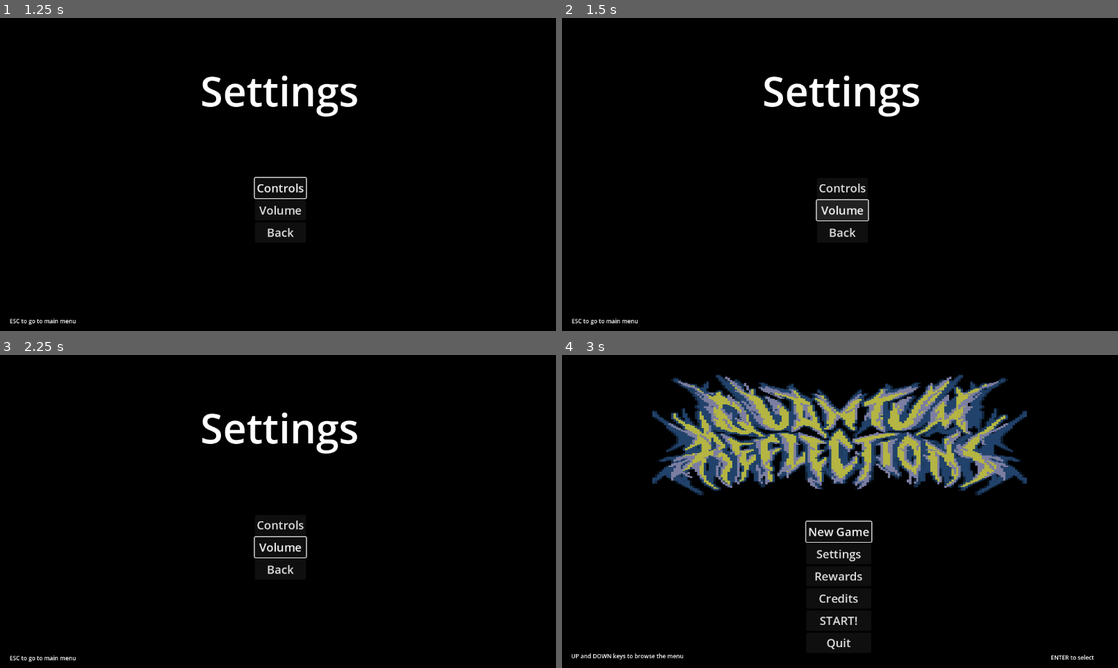
Above: before the commit, frames 1-4 (two rows, left to right).
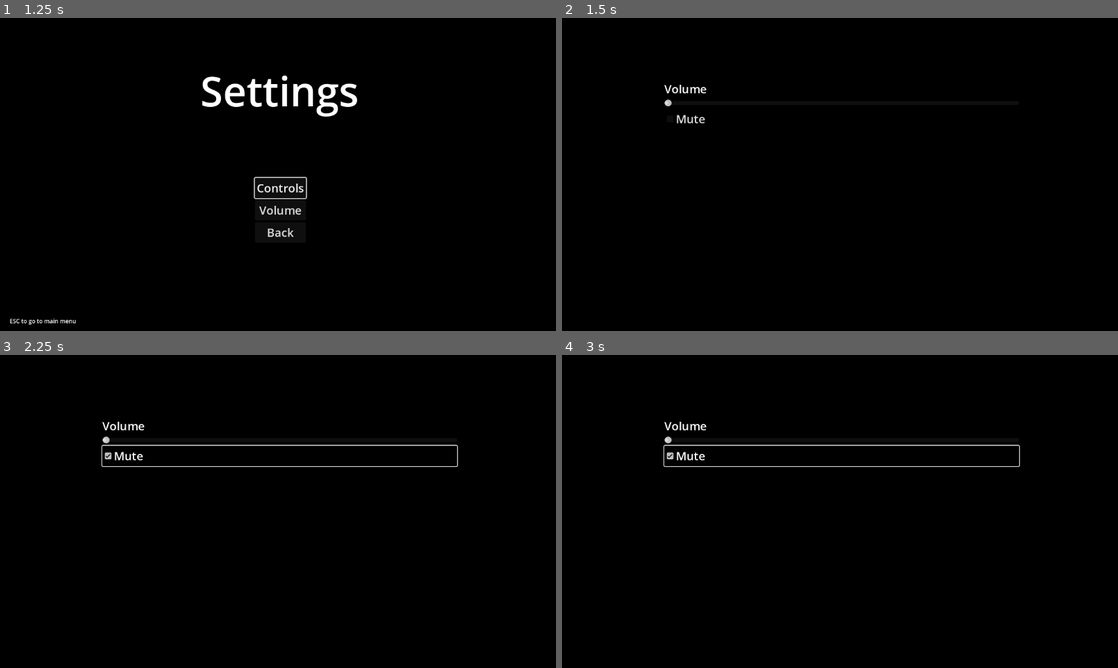
Above: after the commit, the same moments.

Repository: iparosds/Quantum-Reflections
Game: Godot game, scene res://scenes/menu.tscn
The game is run twice, just before and just after one commit, with the same random seed, the same clock (stepped at 60 frames per second) and the same inputs.
Inputs (mouse positions are in pixels of both pictures, inside the frame that each line leads up to):
- Up to frame 1 (1.25 s): click "Settings" at 0.5 s
- Up to frame 2 (1.5 s): click "Volume" at 1.25 s
- Up to frame 3 (2.25 s): click (278, 455) at 2 s, where only the run after the commit has a clickable "Mute"
- Up to frame 4 (3 s): click (840, 570) at 2.75 s, where only the run before the commit has a clickable "Back"

Frame 1 is identical in both runs. In frame 2, 2.4% of the frame differs, in the area x 1-65%, y 18-98%; in frame 3, 2.6%; in frame 4, 18%, in the area x 1-96%, y 6-98%.

Commit message:
fazendo menu de volume

Diff:
--- /dev/null
+++ b/default_bus_layout.tres
@@ -0,0 +1,4 @@
+[gd_resource type="AudioBusLayout" format=3 uid="uid://be5kbme8mkoqh"]
+
+[resource]
+bus/0/volume_db = -8.79367
--- /dev/null
+++ b/scenes/volume.tscn
@@ -0,0 +1,57 @@
+[gd_scene load_steps=4 format=3 uid="uid://bv2p8neuwavxs"]
+
+[ext_resource type="Script" path="res://scripts/volume.gd" id="1_efkki"]
+[ext_resource type="AudioStream" uid="uid://bg32u8hnfgwy0" path="res://assets/sounds/MENU MUSIC.wav" id="2_had5s"]
+
+[sub_resource type="LabelSettings" id="LabelSettings_1m1bf"]
+font_size = 24
+
+[node name="Volume" type="Control"]
+layout_mode = 3
+anchors_preset = 15
+anchor_right = 1.0
+anchor_bottom = 1.0
+offset_left = 5.0
+offset_right = 5.0
+grow_horizontal = 2
+grow_vertical = 2
+script = ExtResource("1_efkki")
+
+[node name="MarginContainer" type="MarginContainer" parent="."]
+layout_mode = 1
+anchors_preset = 8
+anchor_left = 0.5
+anchor_top = 0.5
+anchor_right = 0.5
+anchor_bottom = 0.5
+offset_left = -369.0
+offset_top = -194.0
+offset_right = 366.0
+offset_bottom = 186.0
+grow_horizontal = 2
+grow_vertical = 2
+
+[node name="VBoxContainer" type="VBoxContainer" parent="MarginContainer"]
+layout_mode = 2
+
+[node name="Label2" type="Label" parent="MarginContainer/VBoxContainer"]
+layout_mode = 2
+text = "Volume"
+label_settings = SubResource("LabelSettings_1m1bf")
+
+[node name="Volume" type="HSlider" parent="MarginContainer/VBoxContainer"]
+layout_mode = 2
+size_flags_vertical = 4
+
+[node name="CheckBox" type="CheckBox" parent="MarginContainer/VBoxContainer"]
+layout_mode = 2
+size_flags_vertical = 4
+theme_override_font_sizes/font_size = 24
+text = "Mute"
+expand_icon = true
+
+[node name="menu_music" type="AudioStreamPlayer" parent="."]
+stream = ExtResource("2_had5s")
+
+[connection signal="value_changed" from="MarginContainer/VBoxContainer/Volume" to="." method="_on_volume_value_changed"]
+[connection signal="toggled" from="MarginContainer/VBoxContainer/CheckBox" to="." method="_on_check_box_toggled"]
--- a/scripts/menu.gd
+++ b/scripts/menu.gd
@@ -34,6 +34,7 @@
 	$select_sound.play()
 	get_tree().quit()
 
+
 func _physics_process(delta):
 	if Input.is_action_just_pressed("move_up"):
 		$up_sound.play()
--- a/scripts/settings_menu.gd
+++ b/scripts/settings_menu.gd
@@ -13,10 +13,12 @@
 
 func _on_volume_pressed() -> void:
 	$select_sound.play()
+	get_tree().change_scene_to_file("res://scenes/volume.tscn")
 
 func _on_back_pressed() -> void:
 	$select_sound.play()
 	get_tree().change_scene_to_file("res://scenes/menu.tscn")
+
 
 func _physics_process(delta):
 	if Input.is_action_just_pressed("move_up"):
@@ -29,6 +31,7 @@
 		$back_sound.play()
 		get_tree().change_scene_to_file("res://scenes/menu.tscn")
 
+
 func _on_controls_mouse_entered() -> void:
 	$down_sound.play()
 func _on_volume_mouse_entered() -> void:
--- /dev/null
+++ b/scripts/volume.gd
@@ -0,0 +1,11 @@
+extends Control
+
+func _ready():
+	$menu_music.play()
+
+func _on_volume_value_changed(value: float) -> void:
+	AudioServer.set_bus_volume_db(0,value)
+
+
+func _on_check_box_toggled(toggled_on: bool) -> void:
+	AudioServer.set_bus_mute(0,toggled_on)
